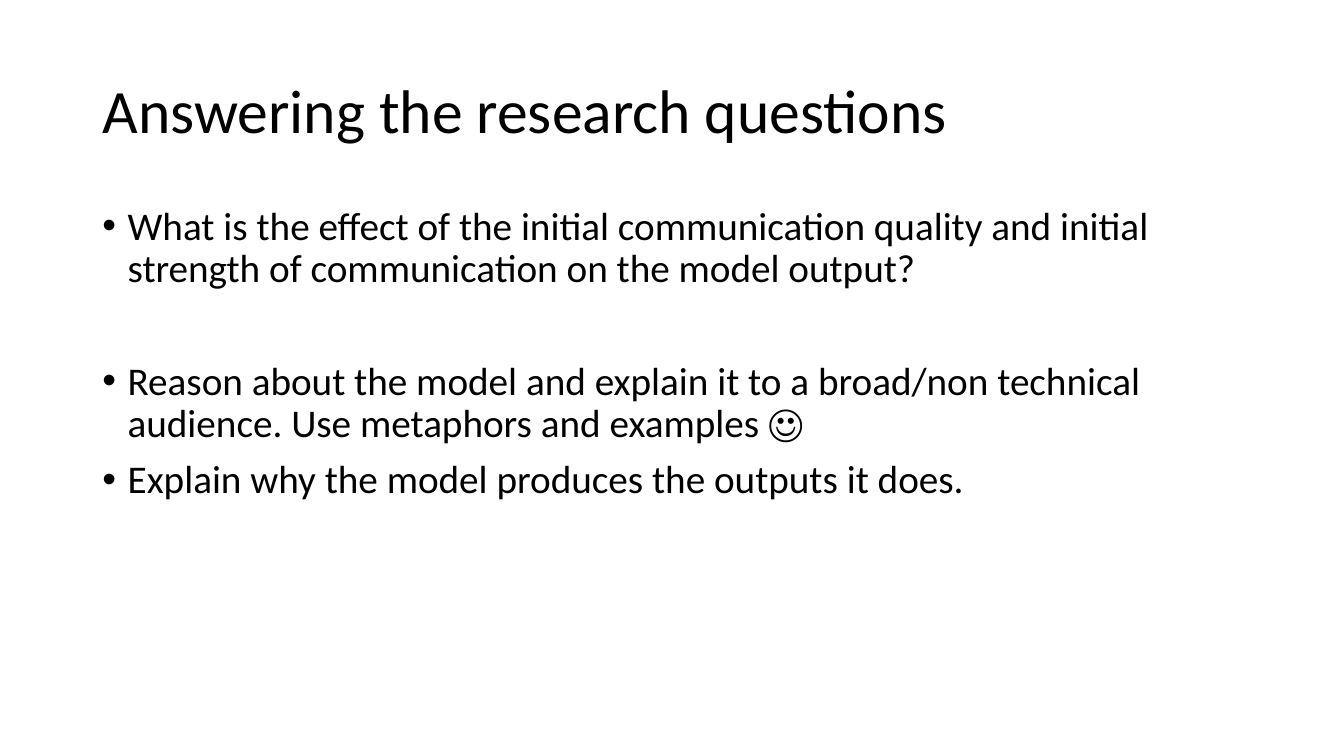
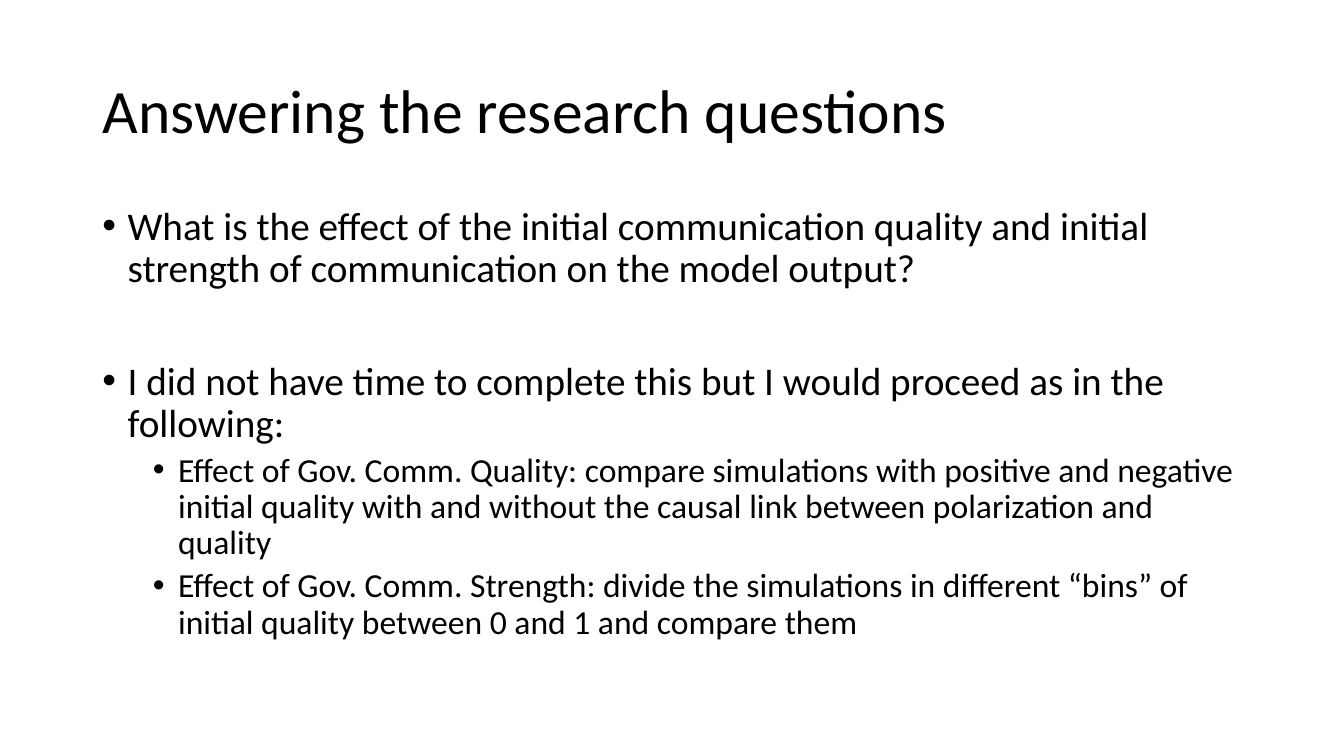
Before and after one commit to Nesp/sdm_exercise, a slide deck: slide 14 of presentation/presentation.pptx. Drawn at 1344x756 pixels with LibreOffice and Linux fonts; fonts in the diff are those of the drawing. Boxes give left, top, right and bottom in pixels: in the first picture for what was removed or moved away, otherwise in the second. Text is boxed around its words. In the diff, an @@ line names an element or a change of style, - is before the commit and + after.

```diff
--- a/presentation/presentation.pptx
+++ b/presentation/presentation.pptx
@@ text at (128,367,1233,640): text changed; size 28 to 24 pt @@
-• Reason about the model and explain it to a broad/non technical audience. Use metaphors and examples ☺
-• Explain why the model produces the outputs it does.
+• I did not have time to complete this but I would proceed as in the following:
+  • Effect of Gov. Comm. Quality: compare simulations with positive and negative initial quality with and without the causal link between polarization and quality
+  • Effect of Gov. Comm. Strength: divide the simulations in different “bins” of initial quality between 0 and 1 and compare them
```
Also in this commit, not shown: 9 other slides changed, 4 slides added, 3 slides removed.
